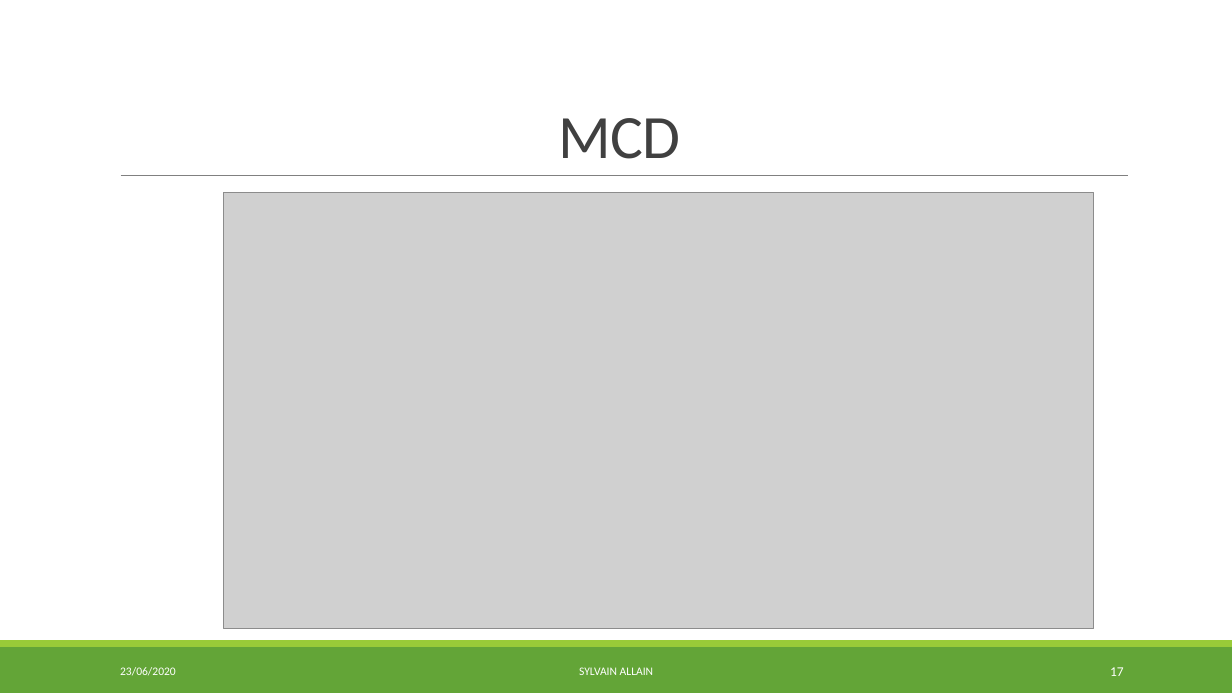
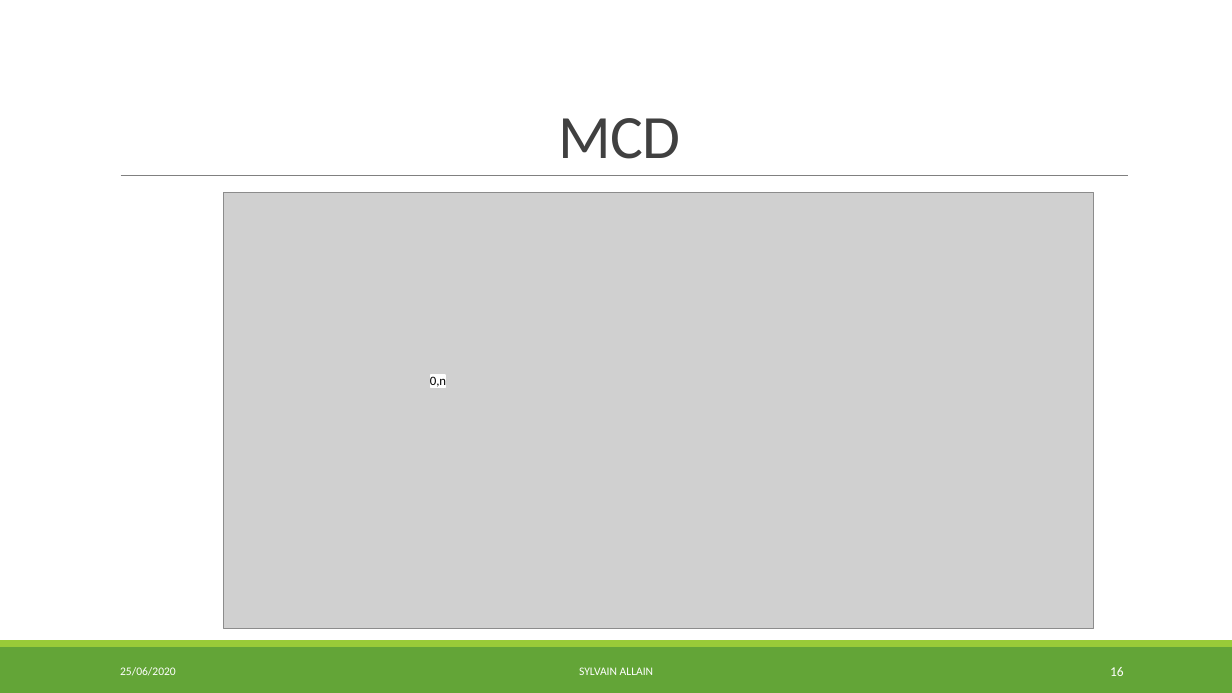
Before and after one commit to S2LF/ProjetPro, a slide deck: slide 16 of ProjetTof’Box.pptx (slide 17 before the commit). Drawn at 1232x693 pixels with LibreOffice and Linux fonts; fonts in the diff are those of the drawing; grey boxes stand for pictures. Boxes give left, top, right and bottom in pixels: in the first picture for what was removed or moved away, otherwise in the second. Text is boxed around its words. In the diff, an @@ line names an element or a change of style, - is before the commit and + after.

```diff
--- a/ProjetTof’Box.pptx
+++ b/ProjetTof’Box.pptx
@@ text added at box(430, 376, 446, 389), 10 pt, text #000000 @@
+0,n
@@ rectangle added at box(432, 375, 445, 388), fill #FFFFFF, outline #FFFFFF 1.25 pt @@
@@ text at box(120, 667, 176, 676): text changed @@
-23/06/2020
+25/06/2020
@@ page number at box(1110, 667, 1124, 676): text changed @@
-17
+16
```
Also in this commit, not shown: 29 other slides changed, 1 slide added, 2 other files.
